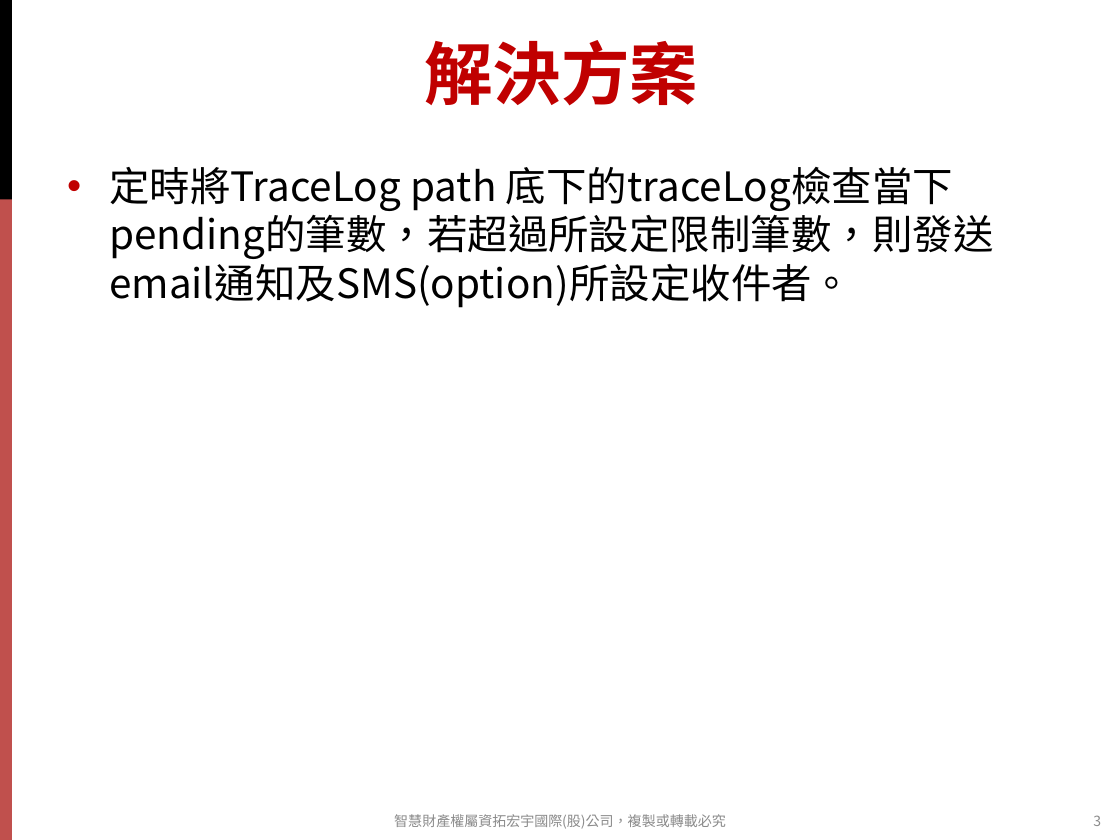
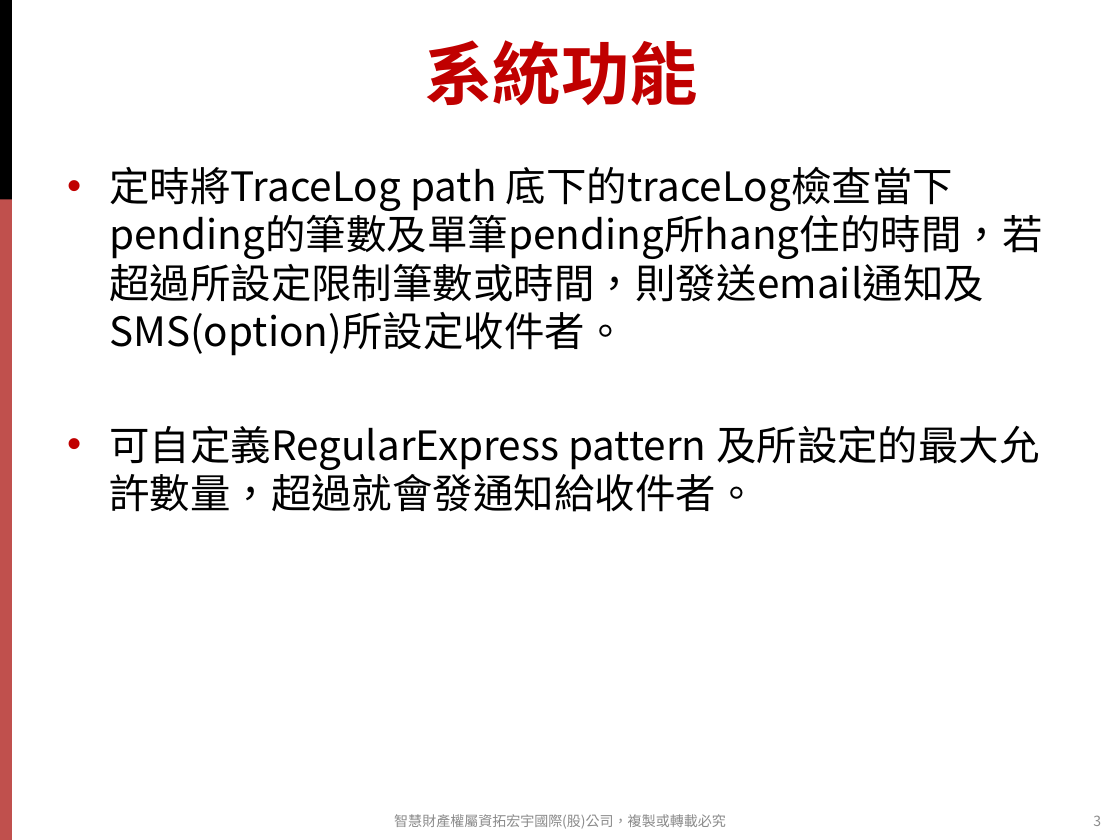
Before and after one commit to strikecbu/TraceLogMonitor, a slide deck: slide 3 of other/doc/TraceLogMonitorWithWAS.pptx. Drawn at 1120x840 pixels with LibreOffice and Linux fonts; fonts in the diff are those of the drawing; background and template pictures are left out. Boxes give left, top, right and bottom in pixels: in the first picture for what was removed or moved away, otherwise in the second. Text is boxed around its words. In the diff, an @@ line names an element or a change of style, - is before the commit and + after.

```diff
--- a/other/doc/TraceLogMonitorWithWAS.pptx
+++ b/other/doc/TraceLogMonitorWithWAS.pptx
@@ title at <box>424,40,698,105</box>: text changed @@
-解決方案
+系統功能
@@ text at <box>109,167,1042,512</box>: text changed @@
-• 定時將TraceLog path 底下的traceLog檢查當下pending的筆數，若超過所設定限制筆數，則發送email通知及SMS(option)所設定收件者。
+• 定時將TraceLog path 底下的traceLog檢查當下pending的筆數及單筆pending所hang住的時間，若超過所設定限制筆數或時間，則發送email通知及SMS(option)所設定收件者。
+• 可自定義RegularExpress pattern 及所設定的最大允許數量，超過就會發通知給收件者。
```
Also in this commit, not shown: 1 other slide changed, 3 slides added, 1 slide removed.
